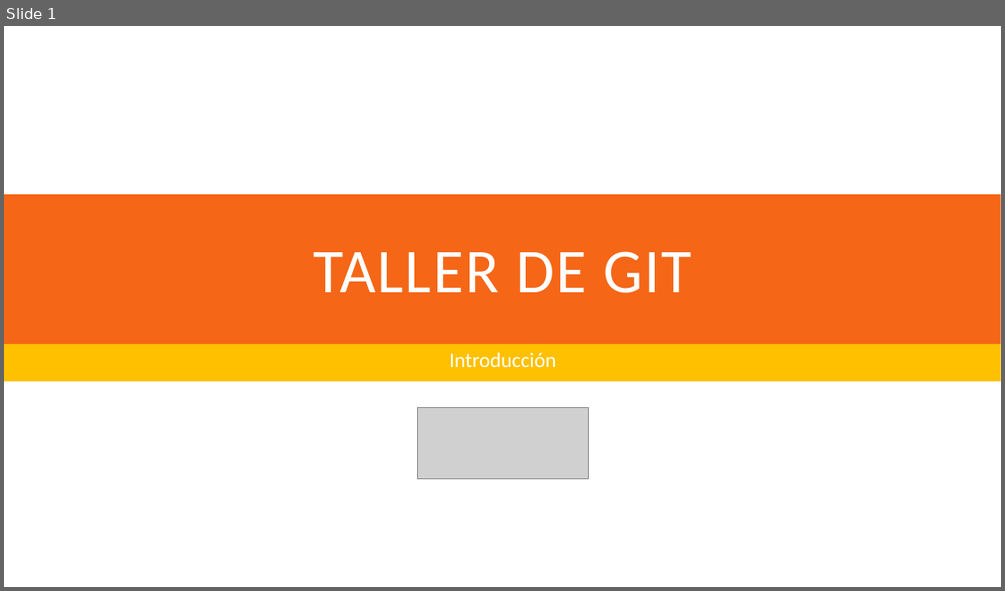
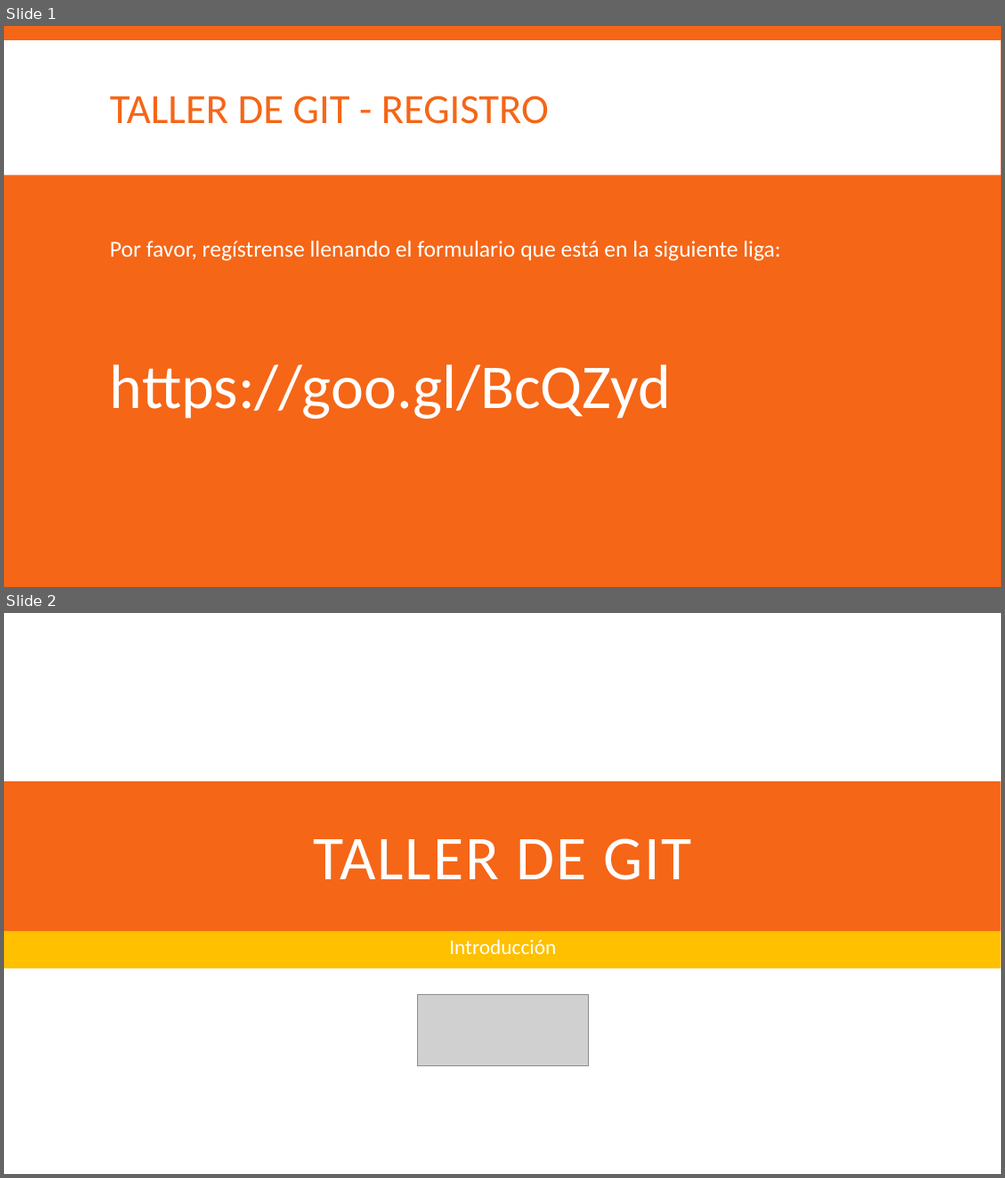
Before and after one commit to ChavaO777/presentaciones-iam, a slide deck: git/Git - Semana 1 - Introduccion.pptx. Shown one above the other, each under a label of ours: slide 1 before the commit, slides 1 and 2 after it. The pictures are 1005x591 and 1005x1178 pixels, drawn with LibreOffice and Linux fonts; fonts in the diff are those of the drawing; grey boxes stand for pictures. Boxes give left, top, right and bottom in pixels: in the first picture for what was removed or moved away, otherwise in the second. Text is boxed around its words. In the diff, an @@ line names an element or a change of style, - is before the commit and + after.

```diff
--- a/git/Git - Semana 1 - Introduccion.pptx
+++ b/git/Git - Semana 1 - Introduccion.pptx
@@ slide 1 added at [4, 26, 1001, 587], background #F56617 @@
@@ rectangle added at [4, 40, 1001, 175], fill #FFFFFF @@
@@ title added at [110, 95, 549, 124], 40 pt, text #F56617 @@
+TALLER DE GIT - REGISTRO
@@ text added at [110, 240, 780, 418], 22 pt, text #FFFFFF @@
+Por favor, regístrense llenando el formulario que está en la siguiente liga:
+https://goo.gl/BcQZyd
@@ what was slide 1 is now slide 2 @@
```
Also in this commit, not shown: 3 slides changed, 4 other files.
